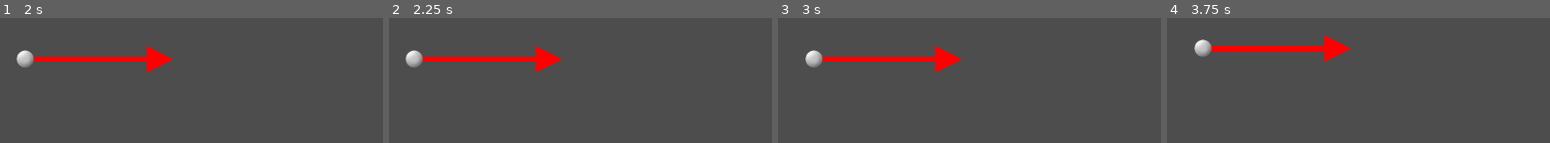
Above: before the commit, frames 1-4 (left to right).
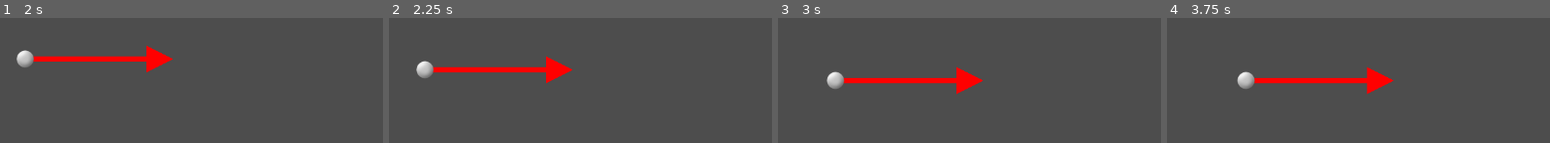
Above: after the commit, the same moments.

Repository: vibrunazo/godot-vector
Game: Godot game, scene res://scenes/map.tscn
Same seed, same stepped clock (60 frames per second), same inputs: the game is played once before the commit and once after it.
Inputs:
- Up to frame 1 (2 s): tap Enter at 0.5 s; hold Right (ui_right) 0.53-1.28 s; tap Space at 1.25 s; hold Down (ui_down) from 1.28 s (still down)
- Up to frame 2 (2.25 s): tap Enter at 2 s; release Down (ui_down) at 2.03 s; hold Right (ui_right) from 2.03 s (still down)
- Up to frame 3 (3 s): tap Space at 2.75 s; release Right (ui_right) at 2.78 s; hold Up (ui_up) from 2.78 s (still down)
- Up to frame 4 (3.75 s): tap Enter at 3.5 s; release Up (ui_up) at 3.53 s; hold Left (ui_left) from 3.53 s (still down)

Frame 1 is identical in both runs. In frame 2, 4.9% of the frame differs, in the area x 4-48%, y 21-53%; in frame 3, 5.3%; in frame 4, 5.3%, in the area x 7-60%, y 13-62%.

Commit message:
applies direction input to speed vector

Diff:
--- a/scenes/car.gd
+++ b/scenes/car.gd
@@ -3,6 +3,8 @@
 var grid_pos := Vector2(0, 0)
 var cell_size := 16
 var next_move := Vector2(0, 0)
+## current speed vector
+var svector := Vector2(0, 0)
 
 # Called when the node enters the scene tree for the first time.
 func _ready():
@@ -20,16 +22,21 @@
 
 func _input(event):
 	if event.is_action("ui_right") and not event.is_pressed():
-		print(event)
-		next_move = Vector2(1, 0)
-		move()
+		input_move(Vector2(1, 0))
 	if event.is_action("ui_up") and not event.is_pressed():
-		print(event)
-		next_move = Vector2(0, -1)
-		move()
+		input_move(Vector2(0, -1))
+	if event.is_action("ui_left") and not event.is_pressed():
+		input_move(Vector2(-1, 0))
+	if event.is_action("ui_down") and not event.is_pressed():
+		input_move(Vector2(0, 1))
+
+func input_move(v: Vector2):
+	next_move = v
+	move()
 
 func move():
-	grid_pos += next_move
+	svector += next_move
+	grid_pos += svector
 	update_pos_from_grid()
 
 func update_pos_from_grid():
